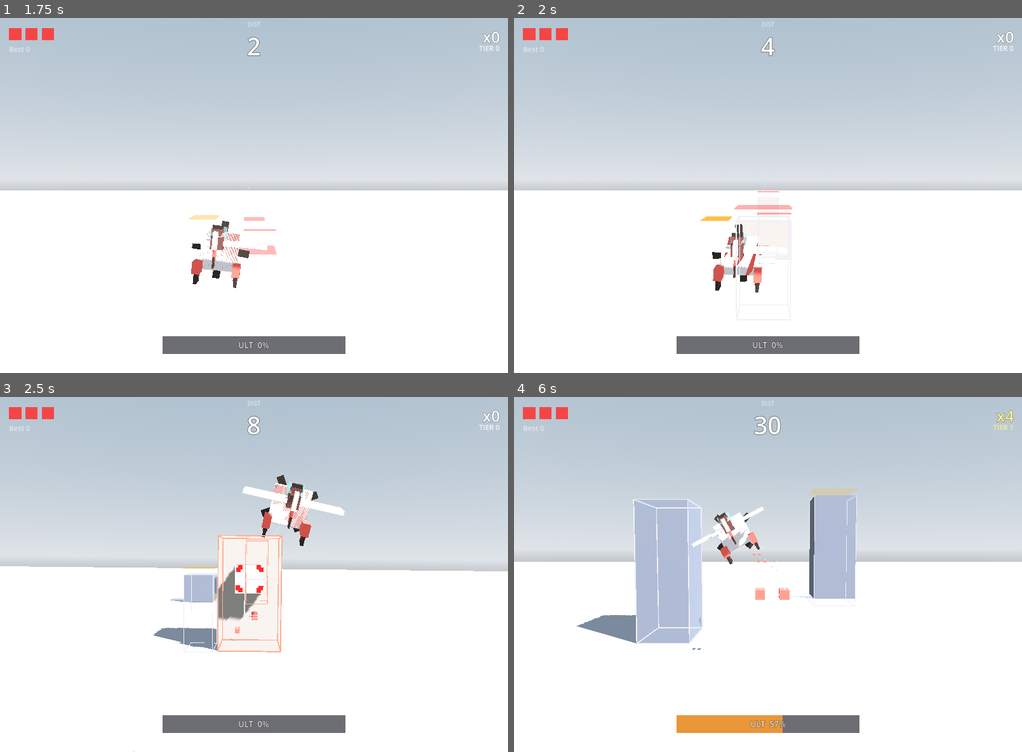
Above: before the commit, frames 1-4 (two rows, left to right).
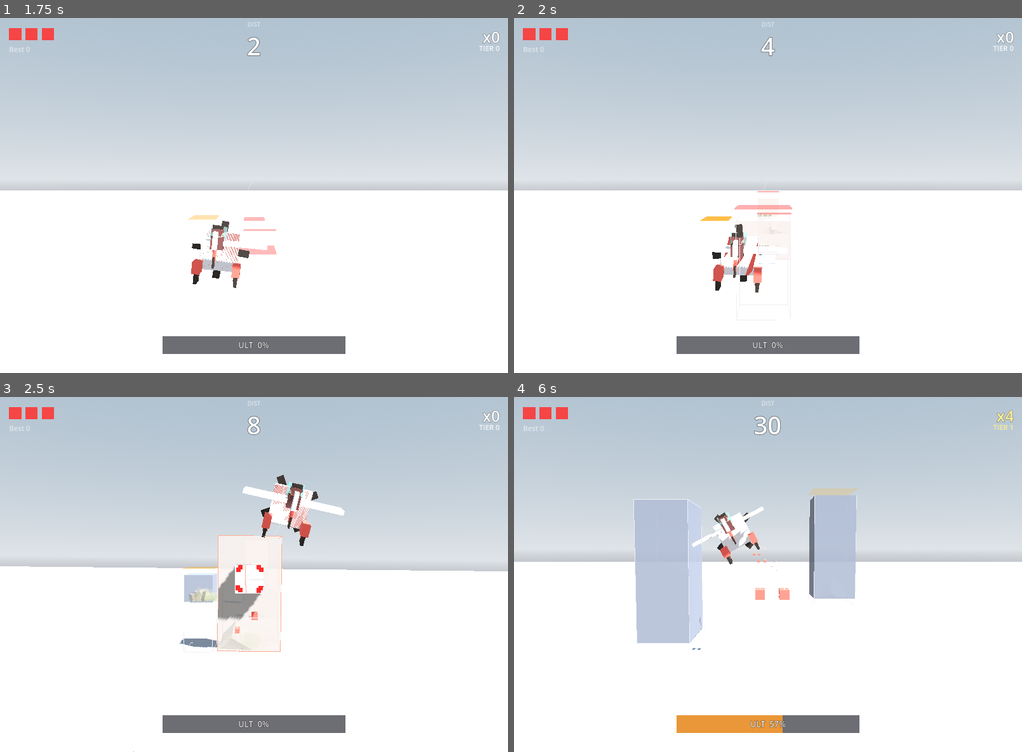
Above: after the commit, the same moments.

Repository: weathermanho/supercent
Game: Godot game, scene res://scenes/Main.tscn
Two runs of this game, one before a commit and one after it. Both use one fixed random seed, a clock stepped at 60 frames per second and the inputs below.
Inputs (mouse positions are in pixels of both pictures, inside the frame that each line leads up to):
- Up to frame 1 (1.75 s): tap Enter at 0.5, 1.25 s; move the mouse to (365, 177) at 0.52 s; hold Right mouse button (fire_missle) 0.53-1.25 s; click (365, 177) at 0.67 s; drag from (152, 213) to (228, 266) at 1.27 s
- Up to frame 2 (2 s): no input
- Up to frame 3 (2.5 s): move the mouse to (304, 496) at 2.02 s; hold Right mouse button (fire_missle) from 2.03 s (still down); click (304, 496) at 2.17 s
- Up to frame 4 (6 s): release Right mouse button (fire_missle) at 2.75 s; drag from (742, 645) to (615, 521) at 2.77 s; move the mouse to (920, 627) at 3.52 s; hold Right mouse button (fire_missle) 3.53-4.25 s; click (920, 627) at 3.67 s; drag from (615, 521) to (691, 485) at 4.27 s; move the mouse to (793, 574) at 5.02 s; hold Right mouse button (fire_missle) 5.03-5.75 s; click (793, 574) at 5.17 s; drag from (691, 485) to (666, 592) at 5.77 s

Frame 1 is identical in both runs. In frame 2, less than 0.1% of the frame differs, in the area x 43-51%, y 55-73%; in frame 3, 1.0%, in the area x 30-56%, y 38-72%; in frame 4, 1.0%.

Commit message:
tune(pillar): body alpha 0.85 + 모서리 두께 1.5 (절반)
- make_box → make_transparent_box(alpha=0.85): 거의 불투명하지만
  약간의 X-ray 힌트로 stacked silhouette 잠시 비침.
- 모서리 두께 T 3.0 → 1.5: 얇고 깔끔한 선.

Co-Authored-By: Claude Opus 4.7 <noreply@anthropic.com>

Diff:
--- a/godot_project/scripts/Pillar.gd
+++ b/godot_project/scripts/Pillar.gd
@@ -138,12 +138,12 @@
 func _ready() -> void:
 	position.y = _y_hidden
 
-	# Opaque concrete body — needed so individual pillars READ as separate
-	# objects (semi-transparent versions blurred together visually). The 12
-	# edge boxes are drawn SEPARATELY with no_depth_test so the threat colour
-	# is always visible on top of the body.
+	# Mostly-opaque concrete body (alpha 0.85) — pillars still read as solid
+	# distinct objects, but a faint X-ray hint lets stacked silhouettes peek
+	# through. Edges are drawn separately with no_depth_test for the
+	# wireframe threat overlay.
 	var body_color: Color = Color8(134, 126, 118) if breakable else Color8(94, 97, 104)
-	_body = BoxFactory.make_box(w, h, d, body_color)
+	_body = BoxFactory.make_transparent_box(w, h, d, body_color, 0.85)
 	_body.visible = false
 	add_child(_body)
 
@@ -261,7 +261,7 @@
 ## Build 12 thin BoxMesh children that trace the AABB edges of the pillar.
 ## All share `_edge_mat` so tinting them as a group is a one-line change.
 func _build_edges(w_: float, h_: float, d_: float) -> void:
-	const T: float = 3.0   # edge thickness
+	const T: float = 1.5   # edge thickness (thinner — was 3.0)
 	var hw: float = w_ * 0.5
 	var hh: float = h_ * 0.5
 	var hd: float = d_ * 0.5
